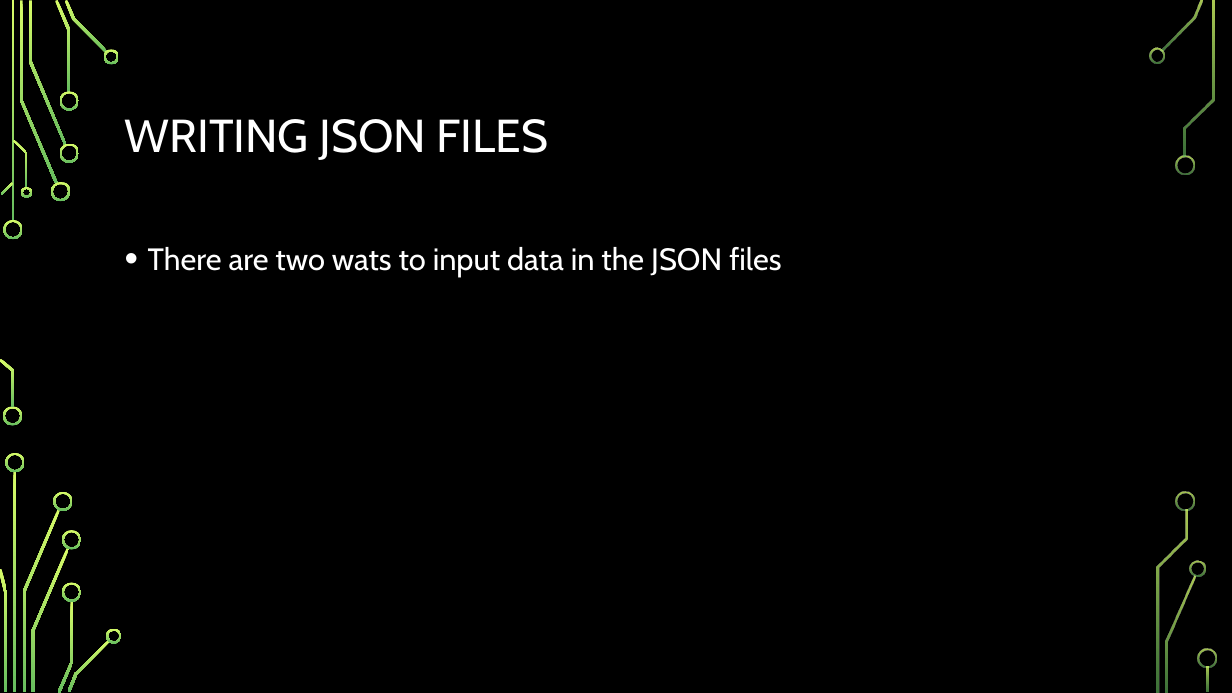
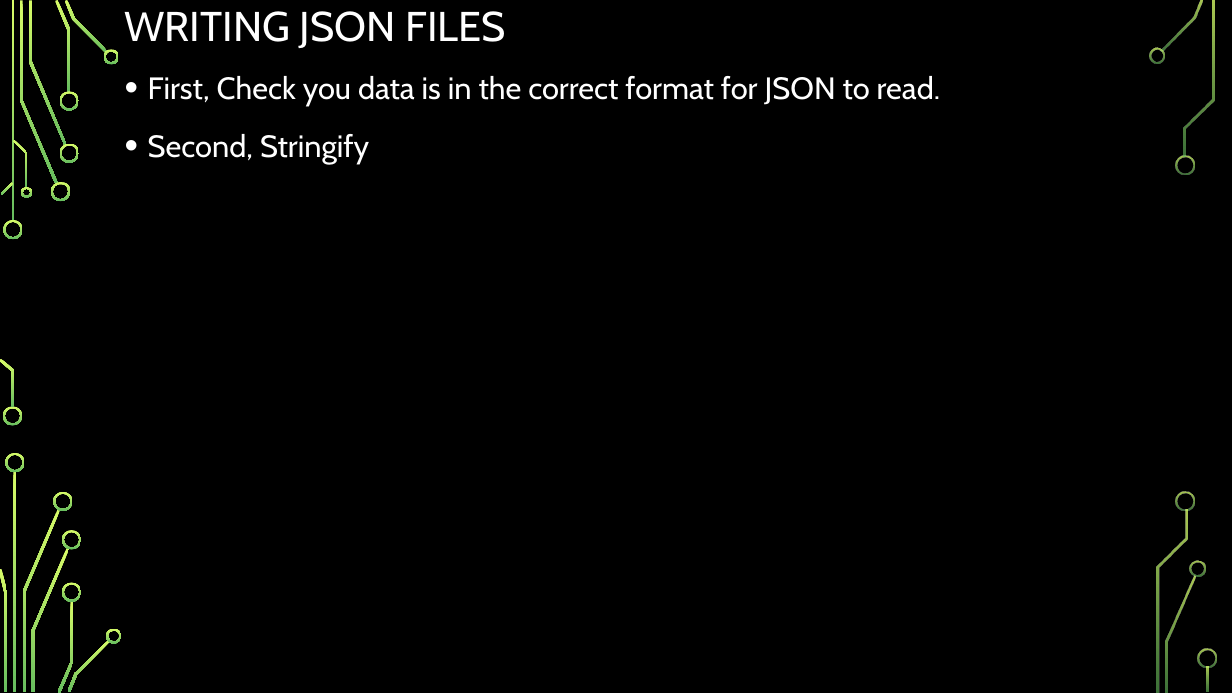
Before and after one commit to csmith1188/docpacs2122, a slide deck: slide 8 of docpac_mar18/JasonLara/WORKING WITH JSON FILES.pptx. Drawn at 1232x693 pixels with LibreOffice and Linux fonts; fonts in the diff are those of the drawing; background and template pictures are left out. Boxes give left, top, right and bottom in pixels: in the first picture for what was removed or moved away, otherwise in the second. Text is boxed around its words. In the diff, an @@ line names an element or a change of style, - is before the commit and + after.

```diff
--- a/docpac_mar18/JasonLara/WORKING WITH JSON FILES.pptx
+++ b/docpac_mar18/JasonLara/WORKING WITH JSON FILES.pptx
@@ title "WRITING JSON FILES" moved from (x1=125, y1=119, x2=549, y2=160) to (x1=125, y1=11, x2=505, y2=48) @@
@@ title "WRITING JSON FILES" at (x1=125, y1=11, x2=505, y2=48): size 36 to 32.4 pt @@
@@ text at (x1=148, y1=76, x2=940, y2=163): text changed @@
-• There are two wats to input data in the JSON files
+• First, Check you data is in the correct format for JSON to read.
+• Second, Stringify
```
Also in this commit, not shown: 2 other slides changed, 4 slides removed, 1 other file.
